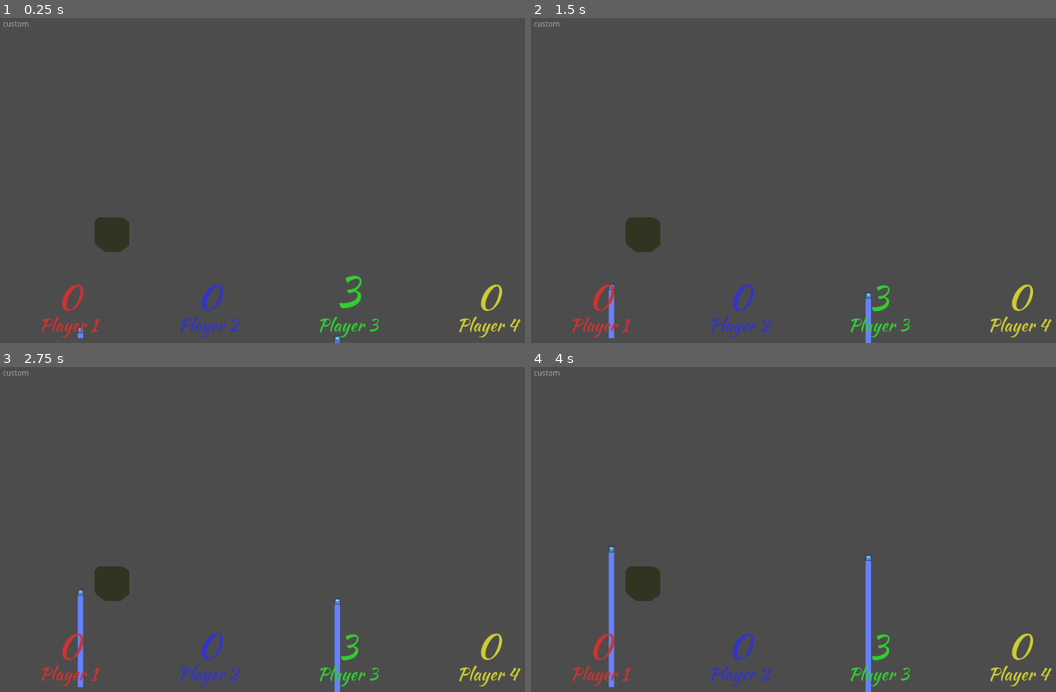
Above: before the commit, frames 1-4 (two rows, left to right).
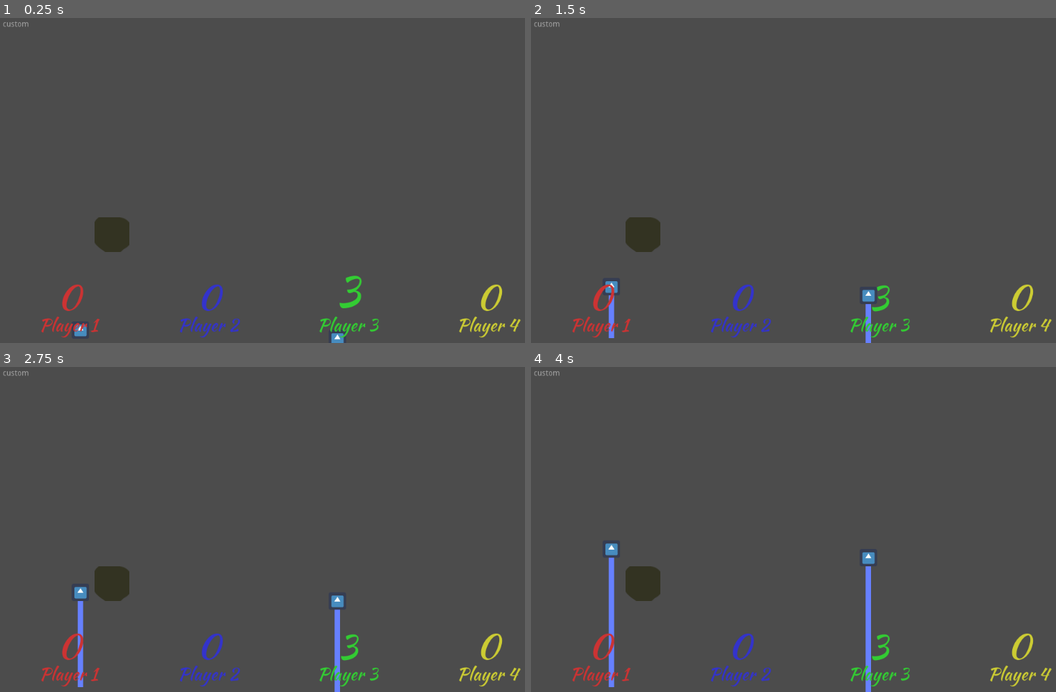
Above: after the commit, the same moments.

Repository: HedgeLizards/GGJ23
Game: Godot game, scene res://scenes/World.tscn
Same seed, same stepped clock (60 frames per second), same inputs: the game is played once before the commit and once after it. The engine's default icon, where the game draws it, is replaced by a stand-in: a white triangle on a blue panel in a dark square.
Inputs:
- Up to frame 1 (0.25 s): no input
- Up to frame 2 (1.5 s): no input
- Up to frame 3 (2.75 s): no input
- Up to frame 4 (4 s): no input

The runs differ from the first frame. In frame 1, 0.1% of the frame differs, in the area x 14-66%, y 94-100%; in frame 2, 0.2%; in frame 3, 0.2%, in the area x 14-66%, y 67-75%; in frame 4, 0.2%.

Commit message:
branching after death

Diff:
--- a/scenes/Germ.tscn
+++ b/scenes/Germ.tscn
@@ -14,7 +14,7 @@
 [node name="Tip" type="Area2D" parent="."]
 
 [node name="Icon" type="Sprite" parent="Tip"]
-scale = Vector2( 0.2, 0.2 )
+scale = Vector2( 0.5, 0.5 )
 texture = ExtResource( 1 )
 
 [node name="CollisionShape2D" type="CollisionShape2D" parent="Tip"]
--- a/scripts/germ.gd
+++ b/scripts/germ.gd
@@ -1,11 +1,12 @@
 extends Node2D
 
-enum PlayerState {ALIVE, REVIVING}
+enum PlayerState {ALIVE, REVIVING, ABANDONED}
 
 export var speed = 64
 export var rotation_speed = 1
 var mirror = 1
 var state = PlayerState.ALIVE
+
 var target_id
 
 
@@ -13,9 +14,12 @@
 func _ready():
 	id = get_parent().id
 
+func move_input():
+	return mirror * int(Input.is_action_pressed("right" + str(id))) - int(Input.is_action_pressed("left" + str(id)))
+
 func _physics_process(delta):
 	if state == PlayerState.ALIVE:
-		var inp = mirror * int(Input.is_action_pressed("right" + str(id))) - int(Input.is_action_pressed("left" + str(id)))
+		var inp = move_input()
 		$Tip.rotation += inp * delta * rotation_speed
 
 		var vel = Vector2(0, -speed).rotated($Tip.rotation)
@@ -33,13 +37,23 @@
 			$Tip.position = target
 			target_id -= 1
 			target = $Segments.get_point_position(target_id)
+		$Tip.rotation = target.angle_to_point($Tip.position) - PI / 2
 		$Tip.position = $Tip.position.move_toward(target, d)
-		$Tip.rotation = target.angle_to($Tip.position)
 
 
 
 
 func _input(event):
+	if state == PlayerState.REVIVING and move_input() != 0:
+		var newGerm = self.duplicate()
+		newGerm.get_node("Tip").rotation += move_input() * 0.3
+		var new_points = $Segments.points
+		new_points.resize(target_id + 1)
+		newGerm.get_node("Segments").points = new_points
+		newGerm.state = PlayerState.ALIVE
+		state = PlayerState.ABANDONED
+		$Tip.visible = false
+		get_parent().add_child(newGerm)
 	if false and Input.is_action_just_pressed("power"+str(id)):
 		var newGerm = self.duplicate()
 		newGerm.mirror = -mirror
